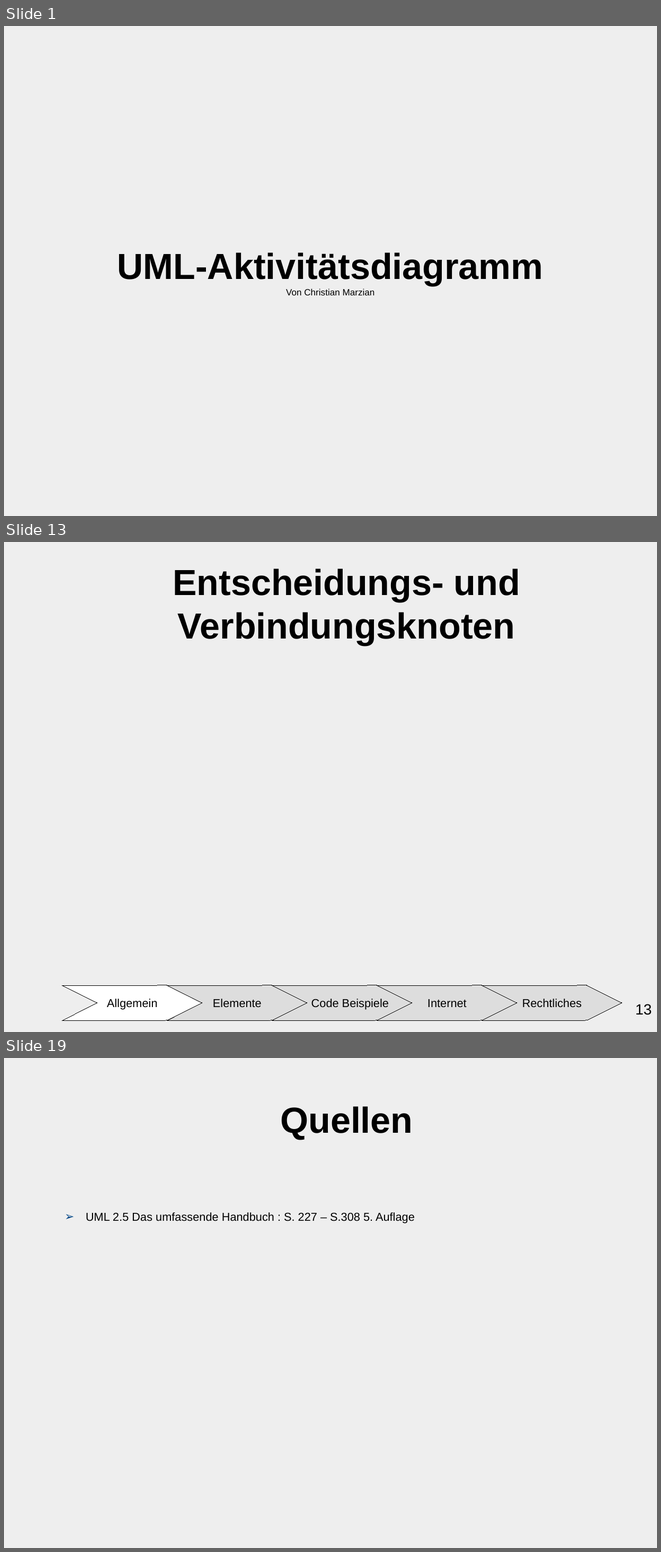
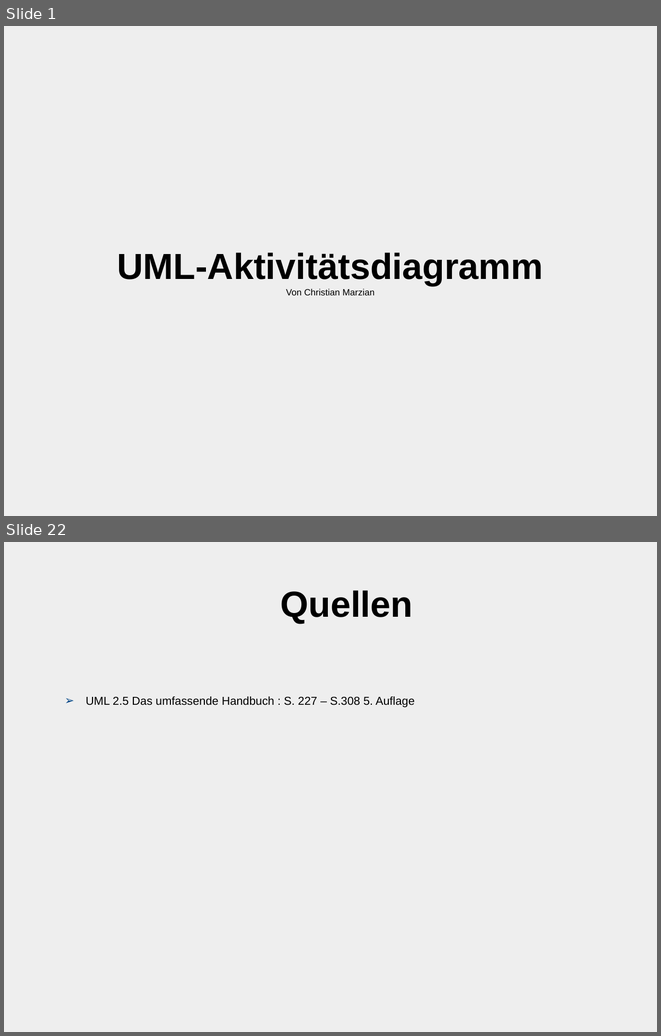
Before and after one commit to ChristianMarzianGithub/VortragAktivitaetsdiagramm, a slide deck: Präsentation Aktivitätsdiagramm/main/AktivitaetsdiagrammCM.odp. Shown one above the other, each under a label of ours: slides 1, 13 and 19 before the commit, slides 1 and 22 after it; the slides between them are not shown. The pictures are 661x1552 and 661x1036 pixels, drawn with LibreOffice and Linux fonts; fonts in the diff are those of the drawing. Boxes give left, top, right and bottom in pixels: in the first picture for what was removed or moved away, otherwise in the second. Text is boxed around its words. In the diff, an @@ line names an element or a change of style, - is before the commit and + after.

```diff
--- a/Präsentation Aktivitätsdiagramm/main/AktivitaetsdiagrammCM.odp
+++ b/Präsentation Aktivitätsdiagramm/main/AktivitaetsdiagrammCM.odp
@@ slide 13 removed at (4,542,657,1032), background #EEEEEE @@
@@ title removed at (173,568,520,645) @@
-Entscheidungs- und Verbindungsknoten
@@ freeform shape removed at (62,985,202,1020) @@
-Allgemein
@@ freeform shape removed at (168,985,307,1020) @@
-Elemente
@@ freeform shape removed at (272,985,412,1020) @@
-Code Beispiele
@@ freeform shape removed at (377,985,517,1020) @@
-Internet
@@ freeform shape removed at (482,985,622,1020) @@
-Rechtliches
@@ page number removed at (635,1004,652,1015) @@
-13
@@ what was slide 19 is now slide 22 @@
```
Also in this commit, not shown: 5 slides changed, 15 slides added, 11 other slides removed.
